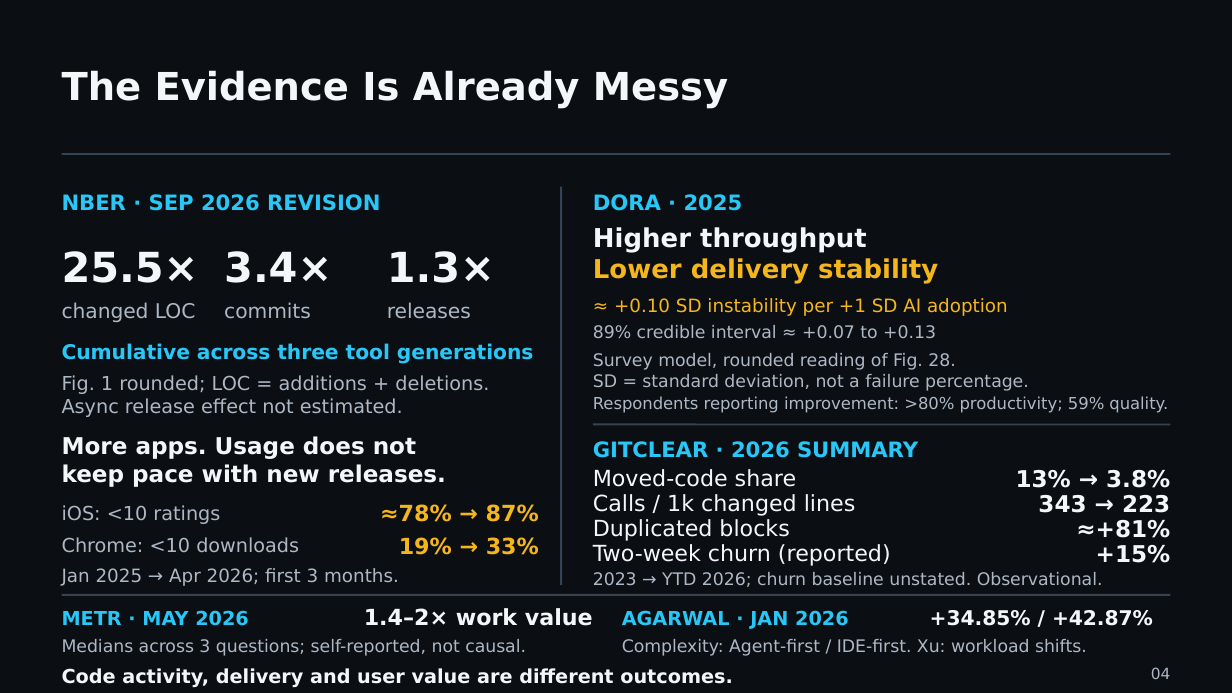
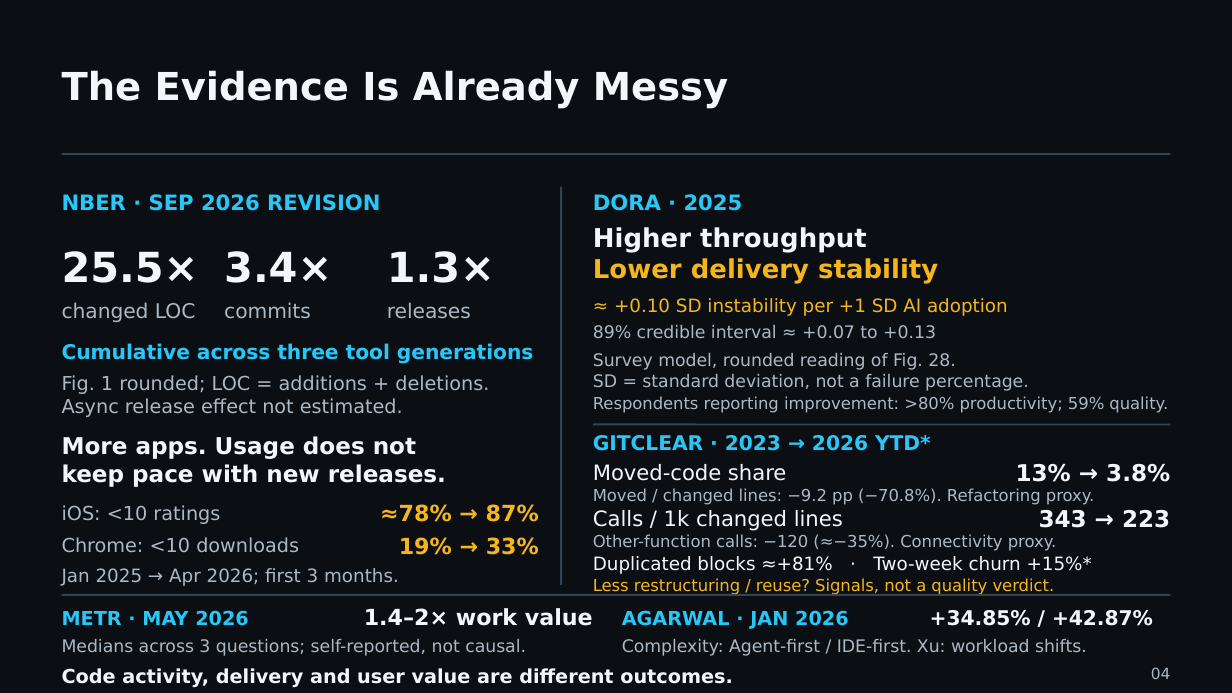
Before and after one commit to UncertaintyArchitectureGroup/uncertainty-architecture, a slide deck: slide 4 of assets/presentations/pmday-2026/ai-changes-both-sides.pptx. Drawn at 1232x693 pixels with LibreOffice and Linux fonts; fonts in the diff are those of the drawing. Boxes give left, top, right and bottom in pixels: in the first picture for what was removed or moved away, otherwise in the second. Text is boxed around its words. In the diff, an @@ line names an element or a change of style, - is before the commit and + after.

```diff
--- a/assets/presentations/pmday-2026/ai-changes-both-sides.pptx
+++ b/assets/presentations/pmday-2026/ai-changes-both-sides.pptx
@@ text at [593,435,931,451]: text changed; size 16.5 to 15.8 pt @@
-GITCLEAR · 2026 SUMMARY
+GITCLEAR · 2023 → 2026 YTD*
@@ text "Moved-code share" at [593,464,787,481]: size 17.2 to 16.5 pt @@
@@ text "13% → 3.8%": place and size @@
-text "13% → 3.8%" at [1016,470,1170,488]
+text "13% → 3.8%" at [1016,464,1170,482]
@@ text "Calls / 1k changed lines" at [593,510,843,531]: size 17.2 to 16.5 pt @@
@@ text "Calls / 1k changed lines": place and size @@
-text "Calls / 1k changed lines" at [593,494,856,516]
+text "Calls / 1k changed lines" at [593,510,843,531]
@@ text added at [593,488,1094,505], 12.8 pt, text #ADB8C5 @@
+Moved / changed lines: −9.2 pp (−70.8%). Refactoring proxy.
@@ text "343 → 223": place and size @@
-text "343 → 223" at [1038,495,1170,513]
+text "343 → 223" at [1039,510,1170,528]
@@ text removed at [593,519,789,541] @@
-Duplicated blocks
@@ text added at [593,534,1056,551], 12.8 pt, text #ADB8C5 @@
+Other-function calls: −120 (≈−35%). Connectivity proxy.
@@ text removed at [1076,520,1170,538] @@
-≈+81%
@@ text at [593,556,1092,574]: text changed; size 17.2 to 14.2 pt @@
-Two-week churn (reported)
+Duplicated blocks ≈+81% · Two-week churn +15%*
@@ text removed at [1096,545,1171,563] @@
-+15%
@@ text removed at [593,572,1103,587] @@
-2023 → YTD 2026; churn baseline unstated. Observational.
@@ text added at [593,578,1055,596], 12.8 pt, text #F5B61C @@
+Less restructuring / reuse? Signals, not a quality verdict.
```
Also in this commit, not shown: 1 other slide changed, 5 slides added, 5 slides removed, 13 other files.
